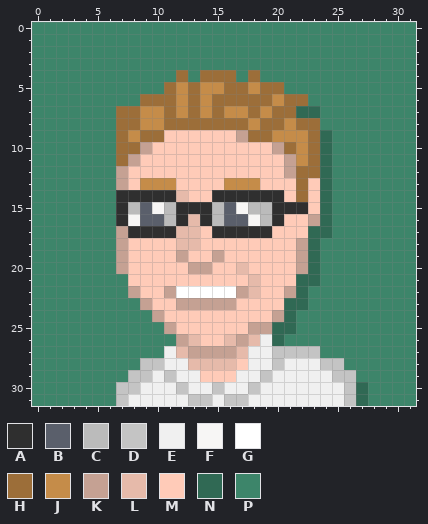
Pixel-art sprite: dist/images/icons/Mark-L.png. That is the earlier state.
The file is 128x128 pixels, drawn in blocks of 4x4; one block is one cell here. Colours within 5 levels of each other are drawn and written as one.
Palette (. is transparent): A #2f2f2f  B #5a5f6b  C #bbbbbb  D #c4c4c4  E #f0f0f0  F #f7f6f5  G #ffffff  H #9c6e39  J #c58c49  K #c5a193  L #e6baaa  M #ffcbb8  N #306954  P #3d856a
Now the later version:
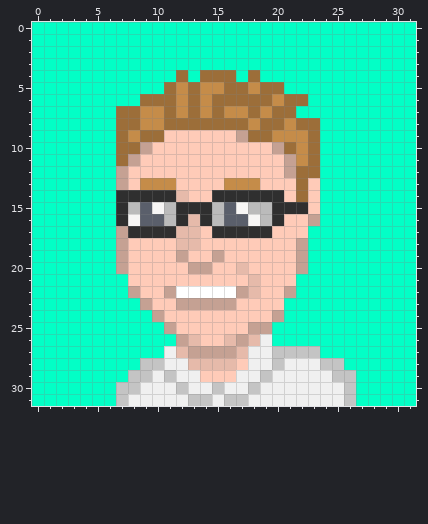
Difference:
colour P: #3d856a -> #03ffc6
Changed rows in their new state; - is a pixel that keeps its letter.
first column x 20:
 7 --PP-
 9 ----P
10 ----P
11 ----P
12 ----P
13 ----P
14 ----P
15 ----P
16 ----P
17 ---PP
18 ---P-
19 ---P-
20 ---P-
21 --PP-
22 --P--
23 -PP--
24 -P---
25 PP---
26 P----
first column x 27:
30 P
31 P
